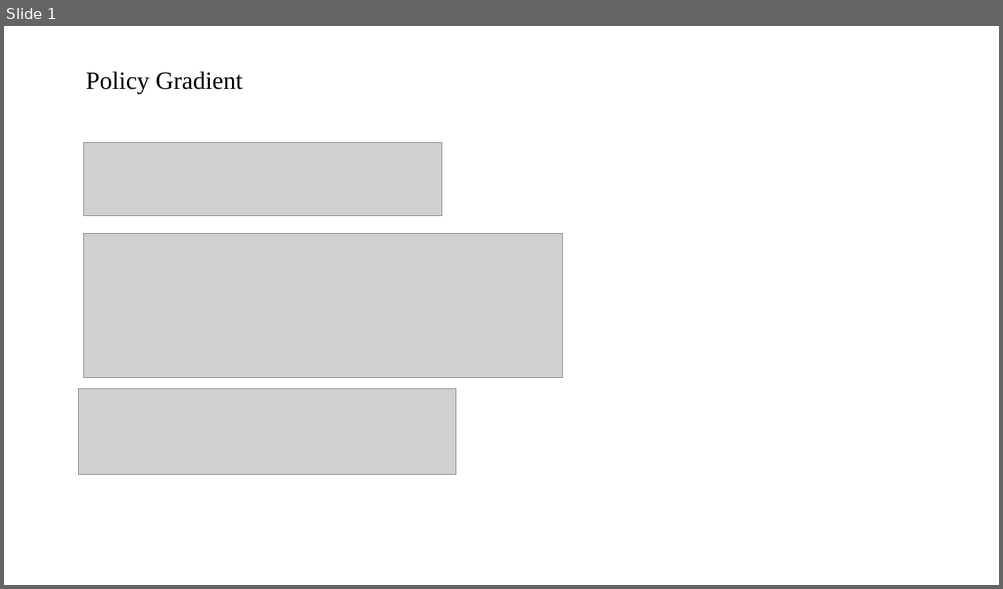
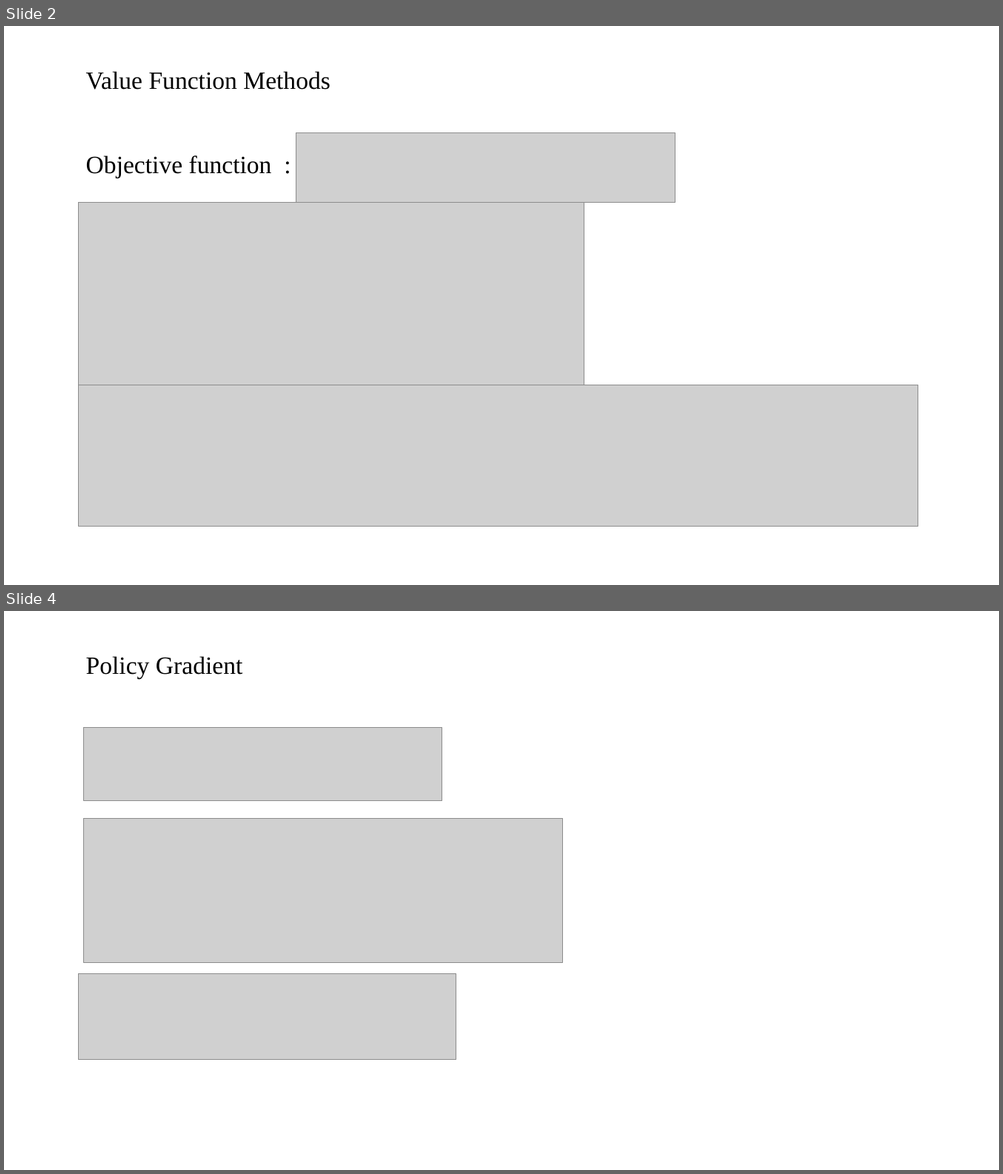
Before and after one commit to QinCheng0928/RL, a slide deck: ACtoPPO.pptx. Shown one above the other, each under a label of ours: slide 1 before the commit, slides 2 and 4 after it; the slides between them are not shown. The pictures are 1003x589 and 1003x1174 pixels, drawn with LibreOffice and Linux fonts; fonts in the diff are those of the drawing; grey boxes stand for pictures. Boxes give left, top, right and bottom in pixels: in the first picture for what was removed or moved away, otherwise in the second. Text is boxed around its words. In the diff, an @@ line names an element or a change of style, - is before the commit and + after.

```diff
--- a/ACtoPPO.pptx
+++ b/ACtoPPO.pptx
@@ slide 2 added at (x1=4, y1=26, x2=999, y2=585), background #FFFFFF @@
@@ text added at (x1=86, y1=71, x2=330, y2=90), 24 pt, text #000000 @@
+Value Function Methods
@@ picture added at (x1=296, y1=133, x2=675, y2=202) @@
@@ text added at (x1=86, y1=156, x2=272, y2=178), 24 pt, text #000000 @@
+Objective function :
@@ picture added at (x1=79, y1=203, x2=583, y2=387) @@
@@ picture added at (x1=79, y1=385, x2=918, y2=527) @@
@@ what was slide 1 is now slide 4 @@
```
Also in this commit, not shown: 1 slide changed, 2 other slides added.
